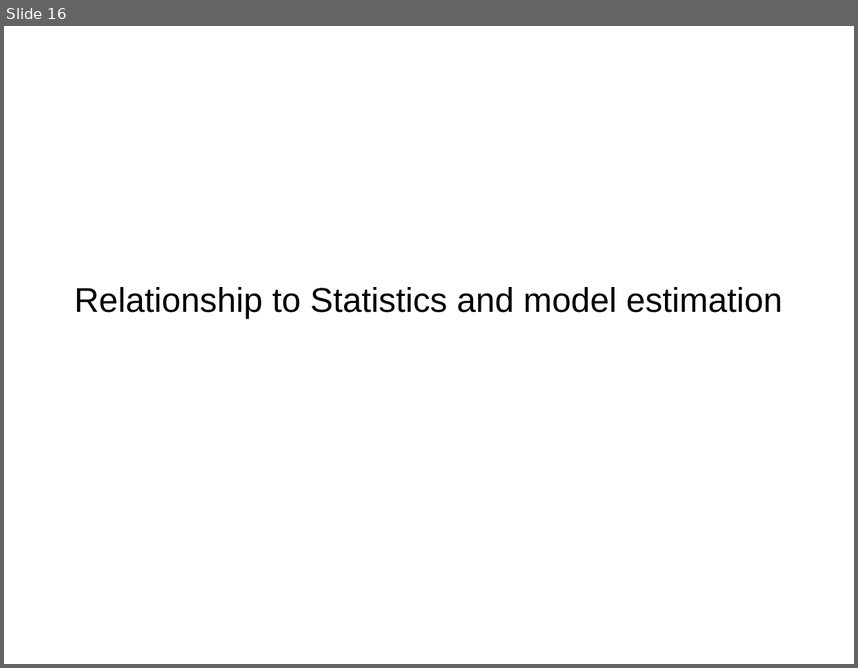
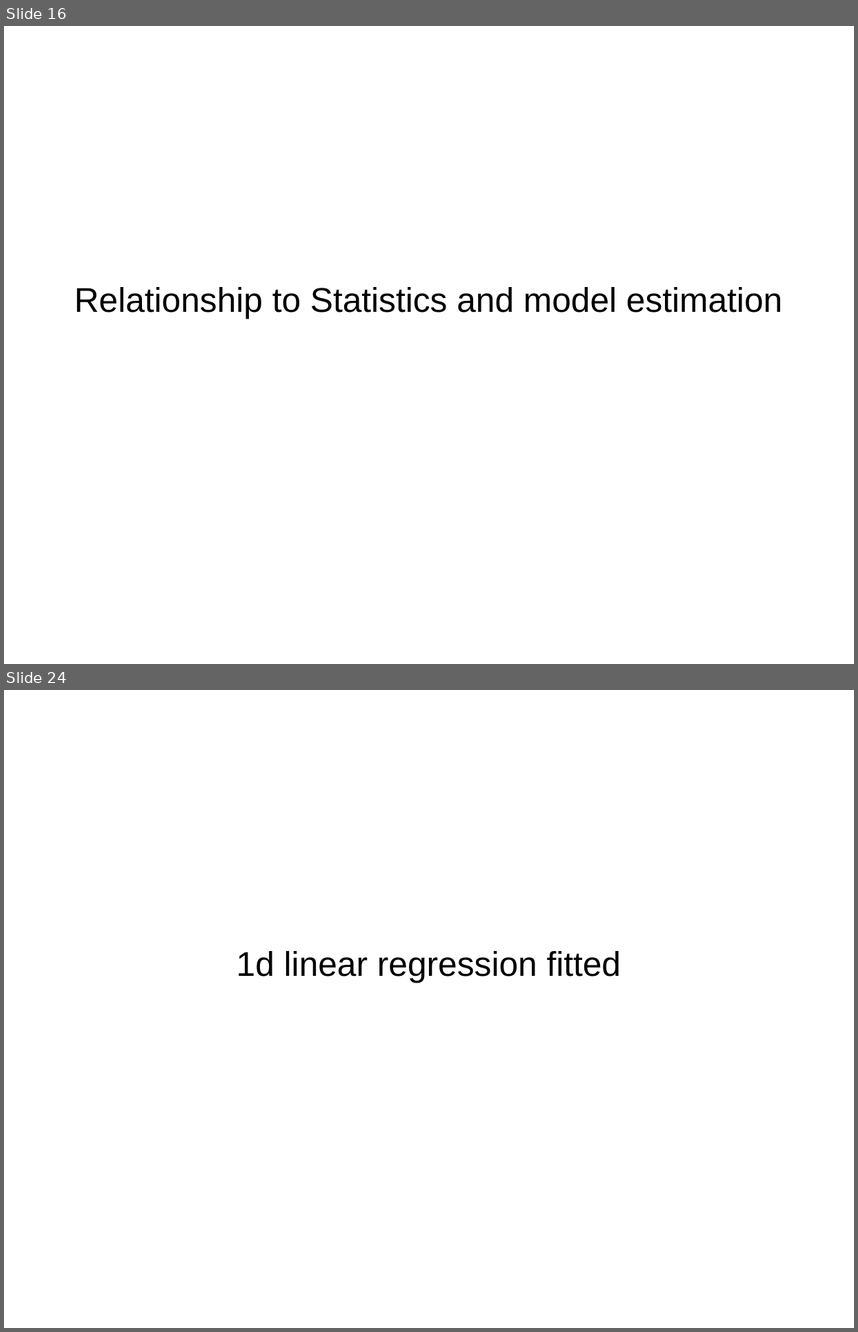
Before and after one commit to amueller/talks_odt, a slide deck: introduction_to_ml_with_python_bnl_2016.odp. Shown one above the other, each under a label of ours: slide 16 before the commit, slides 16 and 24 after it; the slides between them are not shown. The pictures are 858x668 and 858x1332 pixels, drawn with LibreOffice and Linux fonts; fonts in the diff are those of the drawing. Boxes give left, top, right and bottom in pixels: in the first picture for what was removed or moved away, otherwise in the second. Text is boxed around its words. In the diff, an @@ line names an element or a change of style, - is before the commit and + after.

```diff
--- a/introduction_to_ml_with_python_bnl_2016.odp
+++ b/introduction_to_ml_with_python_bnl_2016.odp
@@ slide 24 added at [4,690,854,1328], background #FFFFFF @@
@@ subtitle added at [237,951,622,982], 32 pt, text #000000 @@
+1d linear regression fitted
```
Also in this commit, not shown: 4 slides changed, 16 other slides added, 17 slides removed.
